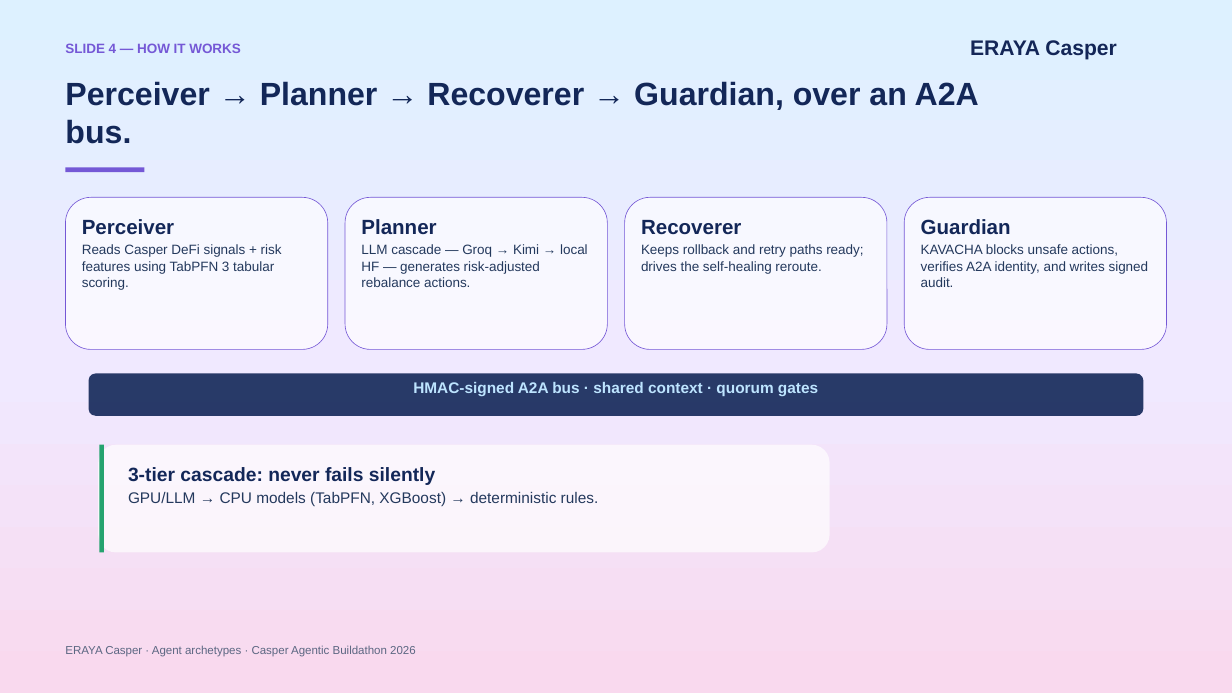
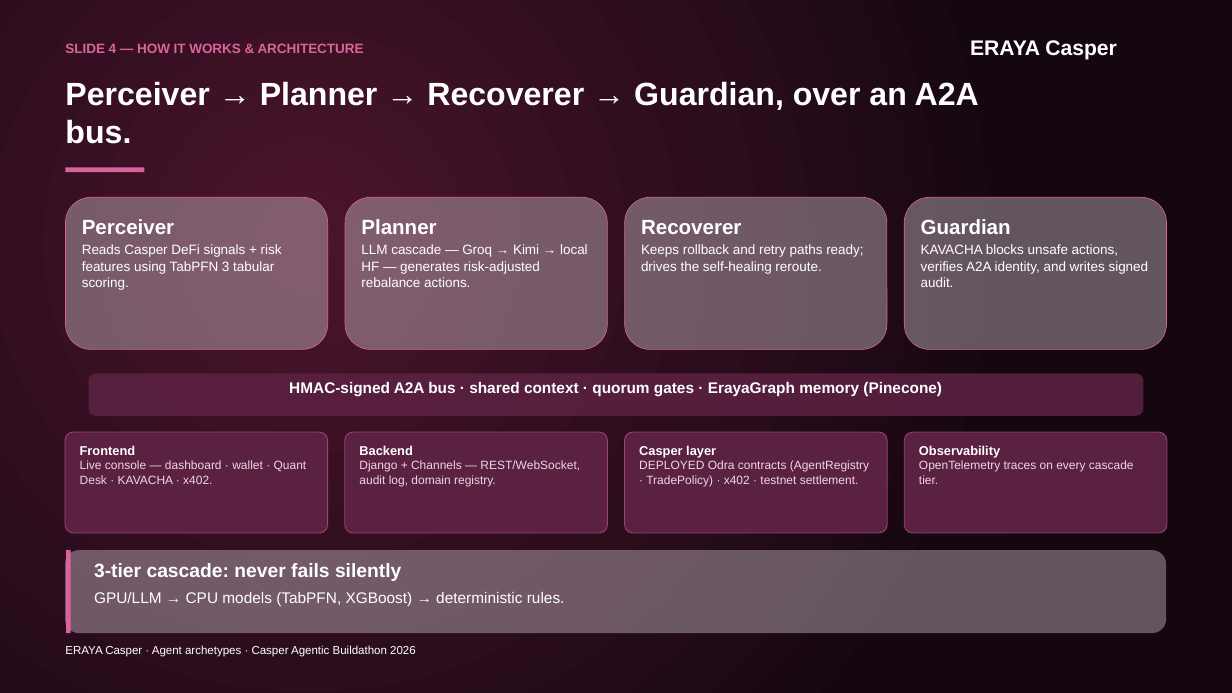
Before and after one commit to martian3062/eraya_microsoft, a slide deck: slide 4 of eraya.pptx. Drawn at 1232x693 pixels with LibreOffice and Linux fonts; fonts in the diff are those of the drawing. Boxes give left, top, right and bottom in pixels: in the first picture for what was removed or moved away, otherwise in the second. Text is boxed around its words. In the diff, an @@ line names an element or a change of style, - is before the commit and + after.

```diff
--- a/eraya.pptx
+++ b/eraya.pptx
@@ background gradient #DDF1FF to #F0E9FF to #F9D9EE to gradient #4A142B to #2B0D1C to #150710 @@
@@ text at box(65, 43, 364, 53): text changed; text colour #7558D6 to #D9649B @@
-SLIDE 4 — HOW IT WORKS
+SLIDE 4 — HOW IT WORKS & ARCHITECTURE
@@ text "ERAYA Casper" at box(970, 40, 1117, 60): text colour #142657 to #FFFFFF @@
@@ rectangle at box(65, 168, 144, 172): fill #7558D6 to #D9649B @@
@@ fill #FFFFFF at 67% opacity to #D8CCD3 at 40% opacity; outline #7558D6 0.75 pt to #D9649B 0.75 pt in 4 elements at box(345, 197, 607, 349), box(625, 197, 887, 349), box(904, 197, 1167, 349), box(65, 197, 328, 349) @@
@@ rounded rectangle "HMAC-signed A2A bus · shared ..." at box(89, 373, 1143, 416): fill #132758 at 90% opacity to #5A2140 at 90% opacity @@
@@ text in rounded rectangle at box(289, 382, 942, 397): text changed; text colour #BDE4FF to #FFFFFF @@
-HMAC-signed A2A bus · shared context · quorum gates
+HMAC-signed A2A bus · shared context · quorum gates · ErayaGraph memory (Pinecone)
@@ rounded rectangle added at box(65, 432, 328, 533), fill #5A2140, outline #D9649B 1 pt, 14 pt, text #EED7E4 @@
+Frontend
+Live console — dashboard · wallet · Quant Desk · KAVACHA · x402.
@@ rounded rectangle removed at box(98, 445, 829, 553) @@
@@ line removed from (102, 445) to (102, 553) @@
@@ rounded rectangle added at box(345, 432, 607, 533), fill #5A2140, outline #D9649B 1 pt, 14 pt, text #EED7E4 @@
+Backend
+Django + Channels — REST/WebSocket, audit log, domain registry.
@@ rounded rectangle added at box(625, 432, 887, 533), fill #5A2140, outline #D9649B 1 pt, 14 pt, text #EED7E4 @@
+Casper layer
+DEPLOYED Odra contracts (AgentRegistry · TradePolicy) · x402 · testnet settlement.
@@ rounded rectangle added at box(904, 432, 1167, 533), fill #5A2140, outline #D9649B 1 pt, 14 pt, text #EED7E4 @@
+Observability
+OpenTelemetry traces on every cascade tier.
@@ rounded rectangle added at box(65, 550, 1167, 633), fill #D8CCD3 at 40% opacity @@
@@ line added from (68, 550) to (68, 633), #D9649B 5.25 pt @@
@@ text colour #132758 to #FFFFFF in 6 elements at box(65, 81, 979, 144), box(82, 219, 174, 234), box(361, 219, 436, 234), box(641, 220, 741, 234), box(921, 219, 1011, 234), box(94, 563, 401, 581) @@
@@ text "3-tier cascade: never fails silently": place and size @@
-text "3-tier cascade: never fails silently" at box(128, 467, 435, 485)
+text "3-tier cascade: never fails silently" at box(94, 563, 401, 581)
@@ text colour #24395D to #FFFFFF in 5 elements at box(82, 244, 282, 290), box(361, 244, 588, 287), box(641, 244, 863, 274), box(921, 244, 1149, 287), box(94, 592, 565, 606) @@
@@ text "GPU/LLM → CPU models (TabPFN, ...": place and size @@
-text "GPU/LLM → CPU models (TabPFN, ..." at box(128, 492, 599, 506)
+text "GPU/LLM → CPU models (TabPFN, ..." at box(94, 592, 565, 606)
@@ text "ERAYA Casper · Agent archetypes ..." at box(65, 645, 416, 657): text colour #5C6782 to #FFFFFF @@
```
Also in this commit, not shown: 11 other slides changed, 1 slide added, 1 slide removed, 28 other files.
